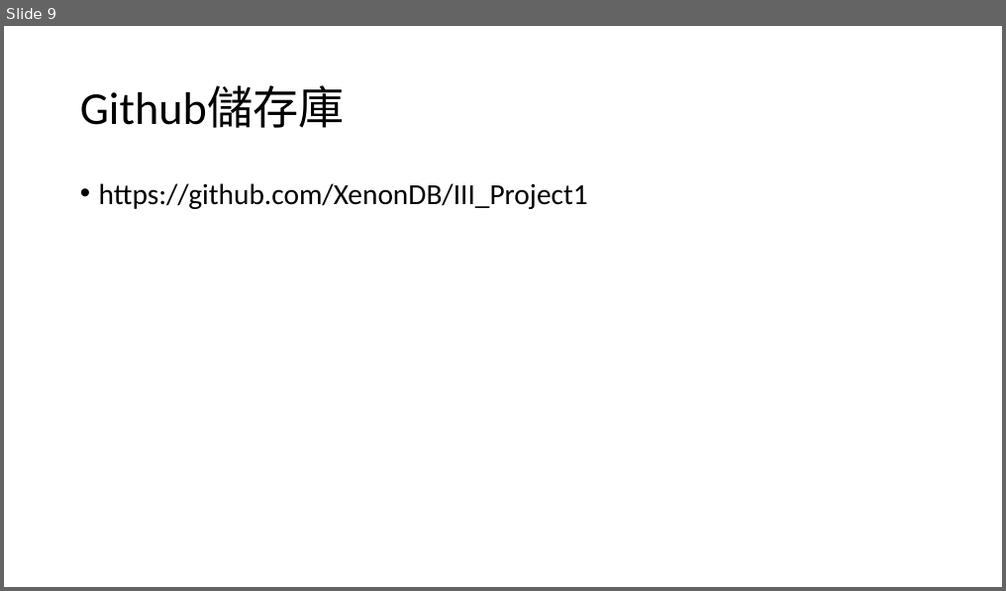
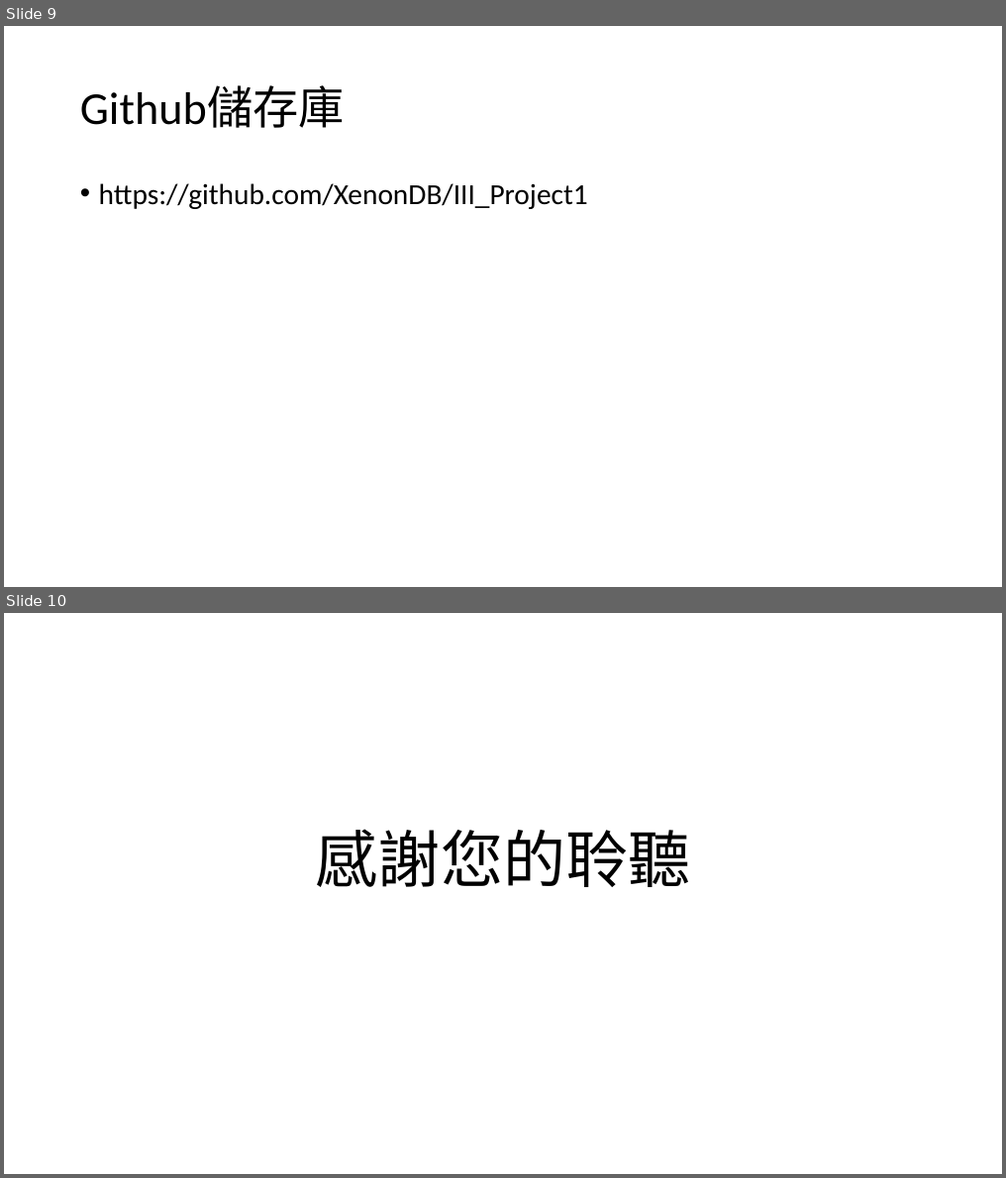
Before and after one commit to XenonDB/III_Project1, a slide deck: MSSQL_DataBase/期中專題1.pptx. Shown one above the other, each under a label of ours: slide 9 before the commit, slides 9 and 10 after it. The pictures are 1006x591 and 1006x1178 pixels, drawn with LibreOffice and Linux fonts; fonts in the diff are those of the drawing. Boxes give left, top, right and bottom in pixels: in the first picture for what was removed or moved away, otherwise in the second. Text is boxed around its words. In the diff, an @@ line names an element or a change of style, - is before the commit and + after.

```diff
--- a/MSSQL_DataBase/期中專題1.pptx
+++ b/MSSQL_DataBase/期中專題1.pptx
@@ slide 10 added at (4, 613, 1002, 1174), background #FFFFFF @@
@@ title added at (316, 829, 690, 887), 60 pt, text #000000 @@
+感謝您的聆聽
```
Also in this commit, not shown: 2 other files.
